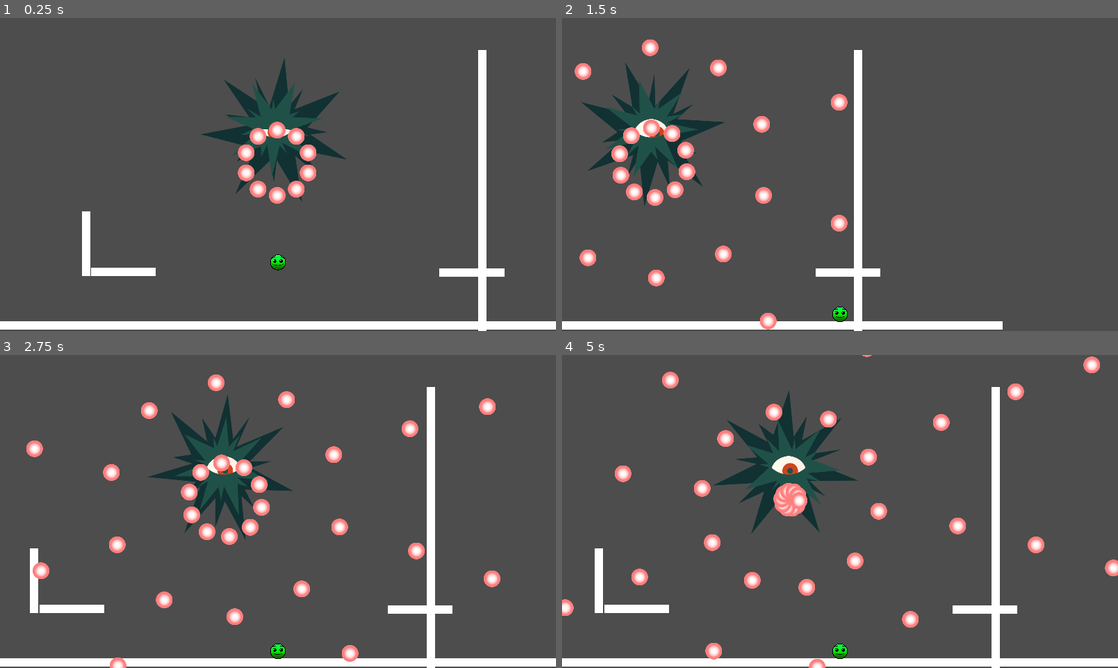
Above: before the commit, frames 1-4 (two rows, left to right).
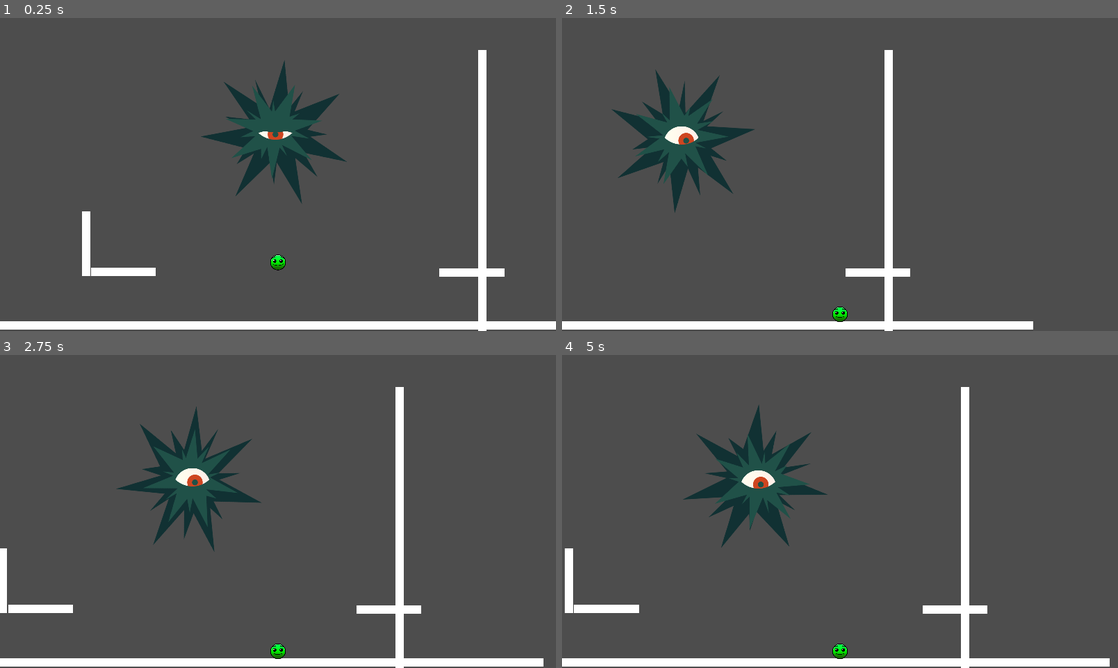
Above: after the commit, the same moments.

Repository: ReusableChopsticks/BreakoutBossfight
Game: Godot game, scene res://scenes/small_test_level.tscn
The game is run twice, just before and just after one commit, with the same random seed, the same clock (stepped at 60 frames per second) and the same inputs.
Inputs:
- Up to frame 1 (0.25 s): no input
- Up to frame 2 (1.5 s): tap Enter at 0.5 s; hold Right (move_right) from 0.53 s (still down); tap C (dash) at 0.6 s; tap Z (jump) at 0.77 s; tap X (attack) at 1.35 s
- Up to frame 3 (2.75 s): tap Z (jump) at 1.52 s; tap C (dash) at 1.55, 2.1 s; release Right (move_right) at 2.03 s; hold Left (move_left) from 2.03 s (still down)
- Up to frame 4 (5 s): release Left (move_left) at 2.78 s; hold Right (move_right) 2.78-4.28 s; tap C (dash) at 2.85, 3.8, 4.35 s; tap Z (jump) at 3.02, 3.77, 4.52 s; tap X (attack) at 3.6 s; hold Left (move_left) from 4.28 s (still down)

The runs differ from the first frame. In frame 1, 2.2% of the frame differs, in the area x 36-63%, y 12-60%; in frame 2, 9.8%; in frame 3, 11%; in frame 4, 12%, in the area x 0-100%, y 0-100%.

Commit message:
cancel dash when on wall
feels smooth now

Diff:
--- /dev/null
+++ b/entities/bosses/eye_boss.gd
@@ -0,0 +1,11 @@
+extends Node2D
+
+
+# Called when the node enters the scene tree for the first time.
+func _ready():
+	pass # Replace with function body.
+
+
+# Called every frame. 'delta' is the elapsed time since the previous frame.
+func _process(delta):
+	BossStats.centre_pos = global_position
--- a/entities/bosses/eye_boss.tscn
+++ b/entities/bosses/eye_boss.tscn
@@ -1,23 +1,12 @@
-[gd_scene load_steps=22 format=3 uid="uid://b14mjug8xedxd"]
+[gd_scene load_steps=24 format=3 uid="uid://b14mjug8xedxd"]
 
 [ext_resource type="Texture2D" uid="uid://cap1h0x66msw7" path="res://entities/bosses/outer_body.png" id="1_7x1j8"]
+[ext_resource type="Script" path="res://entities/bosses/eye_boss.gd" id="1_8i05s"]
 [ext_resource type="Texture2D" uid="uid://chamcmarvxah2" path="res://entities/bosses/inner_body.png" id="2_co8sh"]
 [ext_resource type="Texture2D" uid="uid://dewnt3164lp7m" path="res://entities/bosses/eyeball.png" id="3_5bn0c"]
 [ext_resource type="Texture2D" uid="uid://bypkfeu0m0bwk" path="res://entities/bosses/iris.png" id="4_ajrxk"]
-
-[sub_resource type="GDScript" id="GDScript_7i5ic"]
-script/source = "extends Node2D
-
-
-# Called when the node enters the scene tree for the first time.
-func _ready():
-	pass # Replace with function body.
-
-
-# Called every frame. 'delta' is the elapsed time since the previous frame.
-func _process(_delta):
-	BossStats.centre_pos = global_position
-"
+[ext_resource type="Script" path="res://components/StateMachine.gd" id="6_hmgcb"]
+[ext_resource type="Script" path="res://entities/bosses/idle_bob.gd" id="7_p7fv7"]
 
 [sub_resource type="GDScript" id="GDScript_ytuw1"]
 script/source = "extends Sprite2D
@@ -175,6 +164,18 @@
 "transitions": PackedFloat32Array(1),
 "update": 1,
 "values": [true]
+}
+tracks/3/type = "value"
+tracks/3/imported = false
+tracks/3/enabled = true
+tracks/3/path = NodePath(".:position")
+tracks/3/interp = 1
+tracks/3/loop_wrap = true
+tracks/3/keys = {
+"times": PackedFloat32Array(0),
+"transitions": PackedFloat32Array(1),
+"update": 0,
+"values": [Vector2(0, 0)]
 }
 
 [sub_resource type="Animation" id="Animation_jde8p"]
@@ -217,15 +218,27 @@
 "update": 1,
 "values": [false, true]
 }
+tracks/3/type = "value"
+tracks/3/imported = false
+tracks/3/enabled = true
+tracks/3/path = NodePath(".:position")
+tracks/3/interp = 2
+tracks/3/loop_wrap = true
+tracks/3/keys = {
+"times": PackedFloat32Array(0, 1),
+"transitions": PackedFloat32Array(1, 1),
+"update": 0,
+"values": [Vector2(0, 0), Vector2(0, 54)]
+}
 
 [sub_resource type="AnimationLibrary" id="AnimationLibrary_vesn3"]
 _data = {
 "RESET": SubResource("Animation_161n8"),
-"test": SubResource("Animation_jde8p")
+"idle": SubResource("Animation_jde8p")
 }
 
 [node name="EyeBoss" type="Node2D"]
-script = SubResource("GDScript_7i5ic")
+script = ExtResource("1_8i05s")
 
 [node name="Eye" type="CharacterBody2D" parent="."]
 
@@ -257,4 +270,12 @@
 libraries = {
 "": SubResource("AnimationLibrary_vesn3")
 }
-autoplay = "test"
+autoplay = "idle"
+
+[node name="StateMachine" type="Node" parent="." node_paths=PackedStringArray("initial_state")]
+script = ExtResource("6_hmgcb")
+initial_state = NodePath("IdleBob")
+
+[node name="IdleBob" type="Node" parent="StateMachine" node_paths=PackedStringArray("boss")]
+script = ExtResource("7_p7fv7")
+boss = NodePath("../../Eye")
--- a/entities/bosses/idle_bob.gd
+++ b/entities/bosses/idle_bob.gd
@@ -7,7 +7,7 @@
 
 func enter():
 	anim = boss.get_node("AnimationPlayer")
-	anim.play("test")
+	anim.play("idle")
 
 func exit():
 	anim.stop()
--- a/entities/player/player.gd
+++ b/entities/player/player.gd
@@ -70,8 +70,9 @@
 var is_invincible = false
 
 func check_collisions():
-	if (is_on_floor() or is_on_wall_only()) and not is_dashing and !can_dash:
+	if (is_on_floor() or is_on_wall_only()) and !can_dash:
 		can_dash = true
+		is_dashing = false
 	handle_coyote()
 	handle_buffer()
 
--- a/scenes/small_test_level.tscn
+++ b/scenes/small_test_level.tscn
@@ -1,11 +1,10 @@
-[gd_scene load_steps=7 format=3 uid="uid://ck26egagsemx1"]
+[gd_scene load_steps=6 format=3 uid="uid://ck26egagsemx1"]
 
 [ext_resource type="PackedScene" uid="uid://bmrdkjqxvde8w" path="res://entities/player/player.tscn" id="1_kbjuk"]
 [ext_resource type="PackedScene" uid="uid://dk4abp6w1e7fu" path="res://scenes/wall.tscn" id="2_ud0kp"]
 [ext_resource type="PackedScene" uid="uid://bi7vg7jftevte" path="res://entities/attacks/radial_attack.tscn" id="4_2ojce"]
 [ext_resource type="PackedScene" uid="uid://b14mjug8xedxd" path="res://entities/bosses/eye_boss.tscn" id="5_lpul3"]
 [ext_resource type="PackedScene" uid="uid://douuwu2uf32ge" path="res://entities/projectiles/exploding_bullet.tscn" id="6_061oo"]
-[ext_resource type="PackedScene" uid="uid://rtah0mxab7rn" path="res://entities/projectiles/basic_bullet.tscn" id="6_ds7hp"]
 
 [node name="SmallTestLevel" type="Node2D"]
 
@@ -48,10 +47,3 @@
 zoom = Vector2(0.9, 0.9)
 limit_bottom = 1400
 editor_draw_limits = true
-
-[node name="RadialAttack2" parent="." instance=ExtResource("4_2ojce")]
-position = Vector2(919, 455)
-bullet_scene = ExtResource("6_ds7hp")
-fire_interval = 0.604
-fire_amount = 30
-set_preview = true
